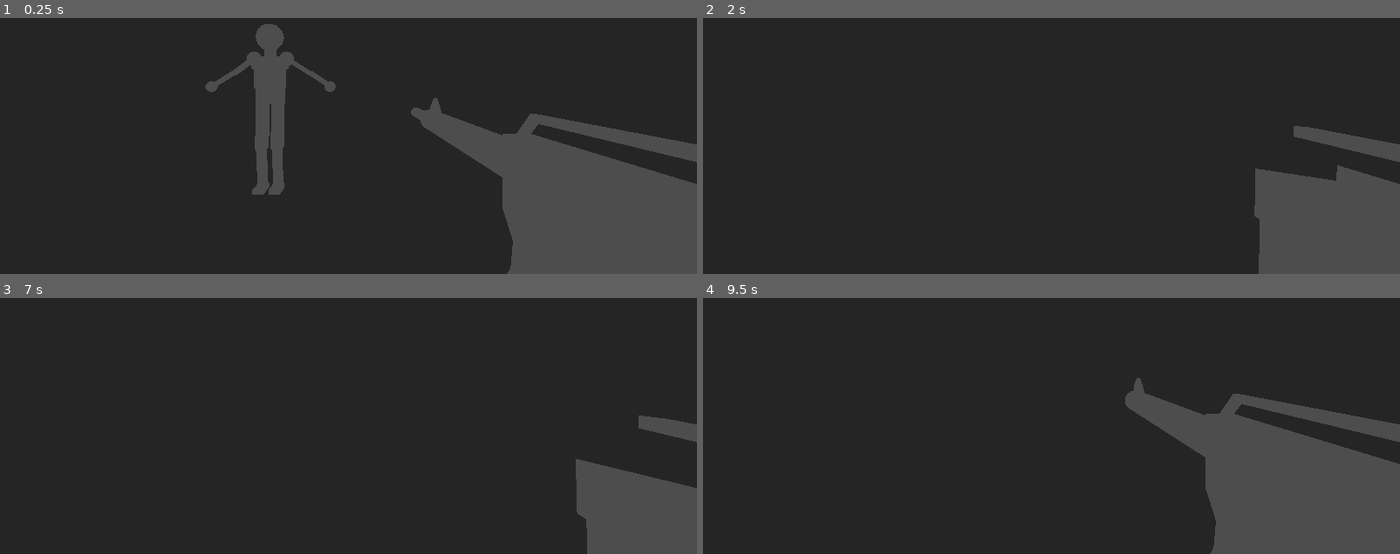
Above: before the commit, frames 1-4 (two rows, left to right).
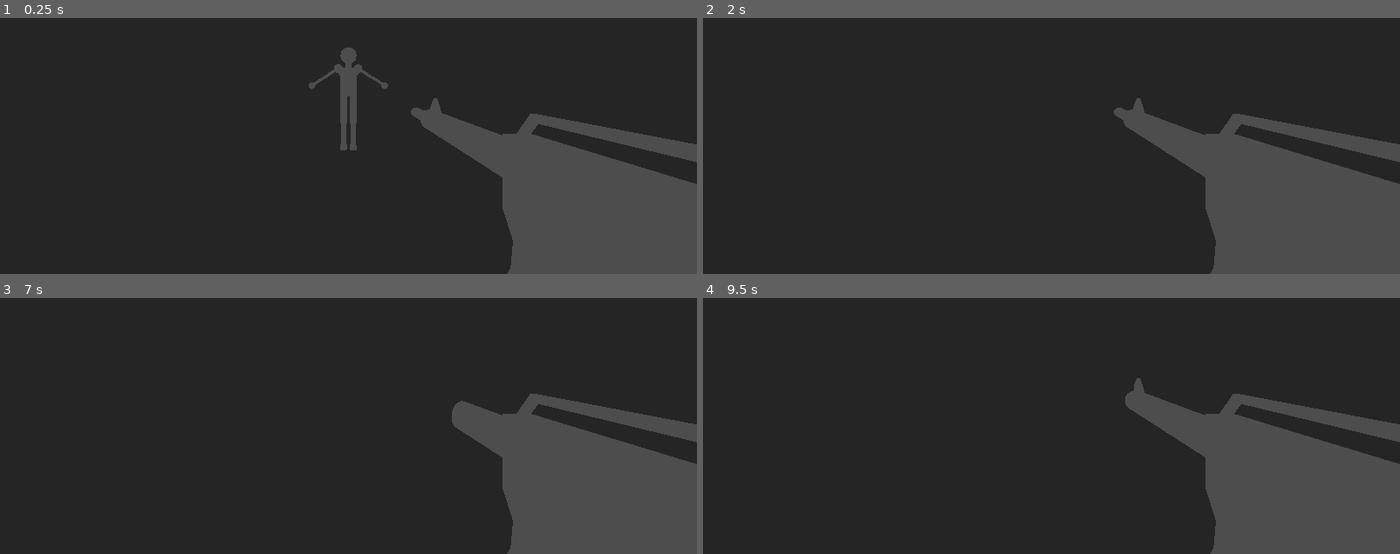
Above: after the commit, the same moments.

Repository: PrestonBrown1/3D-Game
Game: Godot game, scene res://game.tscn
The game is run twice, just before and just after one commit, with the same random seed, the same clock (stepped at 60 frames per second) and the same inputs.
Inputs (mouse positions are in pixels of both pictures, inside the frame that each line leads up to):
- Up to frame 1 (0.25 s): no input
- Up to frame 2 (2 s): move the mouse to (1086, 76) at 0.52 s; hold W (Forward) from 0.53 s (still down); tap Space (Jump) at 0.77, 1.52 s; tap Enter at 1.25 s; move the mouse to (1016, 79) at 1.27 s
- Up to frame 3 (7 s): move the mouse to (362, 351) at 2.02 s; tap Space (Jump) at 2.75, 3.02, 3.77, 4.25, 4.52, 5.75, 6.02, 6.77 s; move the mouse to (341, 364) at 2.77 s; tap Enter at 3.5, 5 s; move the mouse to (397, 362) at 3.52 s; move the mouse to (292, 354) at 4.27 s; move the mouse to (355, 359) at 5.02 s; move the mouse to (320, 351) at 5.77 s; release W (Forward) at 5.78 s; hold D (Right) 5.78-6.53 s; move the mouse to (383, 356) at 6.52 s; hold W (Forward) from 6.53 s (still down)
- Up to frame 4 (9.5 s): move the mouse to (1016, 359) at 7.27 s; tap Space (Jump) at 7.52, 9.02 s; move the mouse to (1065, 351) at 8.02 s; move the mouse to (1044, 364) at 8.77 s; release W (Forward) at 8.78 s; hold A (Left) from 8.78 s (still down)

The runs differ from the first frame. In frame 1, 3.9% of the frame differs, in the area x 29-56%, y 2-70%; in frame 2, 6.7%; in frame 3, 9.3%, in the area x 64-100%, y 37-100%; in frame 4, less than 0.1%.
Error before the commit: Invalid access to property or key 'velocity' on a base object of type 'Node3D'. (res://Enemy/enemy.gd:29)

Commit message:
Making enemy face player

Diff:
--- a/Enemy/enemy.gd
+++ b/Enemy/enemy.gd
@@ -4,14 +4,12 @@
 const SPEED = 5.0
 const JUMP_VELOCITY = 4.5
 var player
-var body
 
 # Get the gravity from the project settings to be synced with RigidBody nodes.
 var gravity = ProjectSettings.get_setting("physics/3d/default_gravity")
 
 func _ready():
 	player = get_node("/root/Game/Player")
-	body = get_parent_node_3d()
 
 
 func _physics_process(delta):
@@ -23,10 +21,22 @@
 	var playerLocation = player.global_position
 
 	#Get Direction to Player
-	var direction = atan((playerLocation.z - body.position.z)/(playerLocation.x - body.position.x))
-	body.rotation.x = direction
+	var direction = atan((playerLocation.z - position.z)/(playerLocation.x - position.x))
+
+	if playerLocation.z < global_position.z and playerLocation.x < global_position.x:
+		direction *= -1
+	elif playerLocation.z < global_position.z and playerLocation.x > global_position.x:
+		direction *= -1
+		direction += deg_to_rad(180)
+	elif playerLocation.z > global_position.z and playerLocation.x < global_position.x:
+		direction *= -1
+	elif playerLocation.z > global_position.z and playerLocation.x > global_position.x:
+		direction *= -1
+		direction += deg_to_rad(180)
+
+	rotation.y = direction - deg_to_rad(90)
 	print(rad_to_deg(direction))
-	body.velocity.z = SPEED
+	#velocity.z = SPEED
 
 
 	move_and_slide()
--- a/Enemy/enemy.tscn
+++ b/Enemy/enemy.tscn
@@ -1,9 +1,16 @@
-[gd_scene load_steps=3 format=3 uid="uid://d0yu4rw7mnhpi"]
+[gd_scene load_steps=4 format=3 uid="uid://d0yu4rw7mnhpi"]
 
 [ext_resource type="Script" path="res://Enemy/enemy.gd" id="1_llnf6"]
 [ext_resource type="PackedScene" uid="uid://ch7t1dqqovt3v" path="res://Assets/Enemy.glb" id="2_44m6y"]
+
+[sub_resource type="CapsuleShape3D" id="CapsuleShape3D_aebjn"]
+radius = 0.3
 
 [node name="Enemy" type="CharacterBody3D"]
 script = ExtResource("1_llnf6")
 
 [node name="Enemy" parent="." instance=ExtResource("2_44m6y")]
+
+[node name="CollisionShape3D" type="CollisionShape3D" parent="."]
+transform = Transform3D(1, 0, 0, 0, 1, 0, 0, 0, 1, 0, 0.960076, 0)
+shape = SubResource("CapsuleShape3D_aebjn")
--- a/Levels/level_1.tscn
+++ b/Levels/level_1.tscn
@@ -2305,4 +2305,4 @@
 [node name="EnemyContainer" type="Node3D" parent="."]
 
 [node name="Enemy" parent="EnemyContainer" instance=ExtResource("1_0du0m")]
-transform = Transform3D(1, 0, 0, 0, 1, 0, 0, 0, 1, 0, 0.642727, -3.13924)
+transform = Transform3D(1, 0, 0, 0, 1, 0, 0, 0, 1, 0, 1.05323, -3.56607)
--- a/game.tscn
+++ b/game.tscn
@@ -11,6 +11,7 @@
 environment = SubResource("Environment_pdvut")
 
 [node name="Player" parent="." instance=ExtResource("1_efxd8")]
+transform = Transform3D(1, 0, 0, 0, 1, 0, 0, 0, 1, 0, 1.95438, 1.57148)
 
 [node name="LevelContainer" type="Node3D" parent="."]
 
